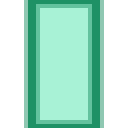
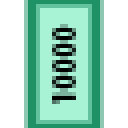
Layer changes from the first 128 × 128 image to the second:
added layer "10000" above "5000" over [52,24,76,104]
